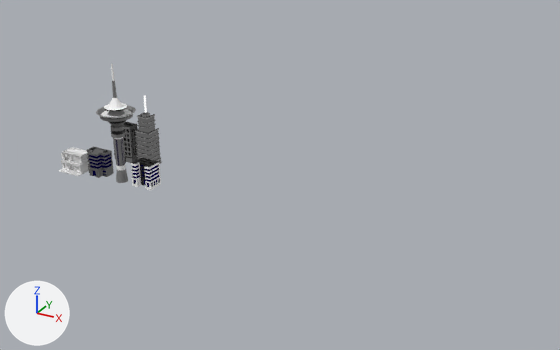
The Blender file Buildings.blend, before and after one commit.
Both versions are drawn from a 50 mm lens placed at (162.5, -184.7, 107.3), pointed at (57.1, 6.9, 11.4). Arrows for +X, +Y and +Z are at lower left; the lights stay in place.

The older version as bpy lines, for what is in view:
```python
ob_11 = bpy.data.objects.new('11', me_11)
ob_11.location = (0.0, 0.0, 0.0)
ob_11.rotation_euler = (1.571, 0.0, 0.0)  # degrees (90, 0, 0)
ob_4 = bpy.data.objects.new('4', me_4)
ob_4.location = (0.0, 0.0, 0.0)
ob_4.rotation_euler = (1.571, 0.0, 0.0)  # degrees (90, 0, 0)
ob_5 = bpy.data.objects.new('5', me_5)
ob_5.location = (0.0, 0.0, 0.0)
ob_5.rotation_euler = (1.571, 0.0, 0.0)  # degrees (90, 0, 0)
ob_6 = bpy.data.objects.new('6', me_6)
ob_6.location = (0.0, 0.0, 0.0)
ob_6.rotation_euler = (1.571, 0.0, 0.0)  # degrees (90, 0, 0)
ob_7 = bpy.data.objects.new('7', me_7)
ob_7.location = (0.0, 0.0, 0.0)
ob_7.rotation_euler = (1.571, 0.0, 0.0)  # degrees (90, 0, 0)
ob_cylinder = bpy.data.objects.new('Cylinder', me_cylinder)
ob_cylinder.location = (0.0, 0.0, 1.7)
```
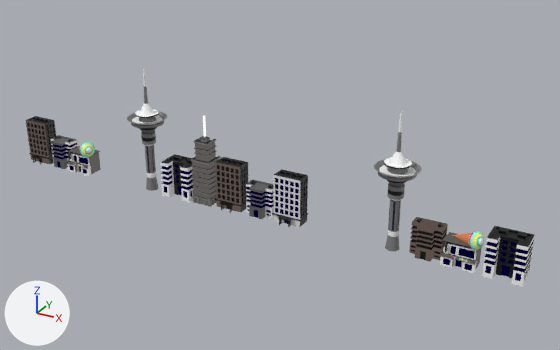
Where the newer file only moved an object's origin or applied its transform, the numbers keep the older frame.

Pixel boxes (x1, y1, x2, y2) of what changed, in the pictures (560 x 350 px):
'Cylinder', moved: before (96, 63, 136, 183); after (127, 69, 168, 191)
'6', mesh rescaled (11% wider, 31% taller): before (135, 95, 162, 164); after (191, 116, 221, 207)
'5.001', added: after (482, 226, 535, 287)
'5', mesh rescaled: before (131, 158, 161, 190); after (160, 154, 194, 202)
'Cylinder.001', added: after (374, 112, 422, 252)
'7.002', added: after (272, 169, 309, 227)
'7', mesh rescaled (19% wider, 19% taller): before (113, 122, 138, 163); after (26, 116, 56, 165)
'7.001', added: after (215, 157, 248, 213)
'11.001', added: after (440, 231, 484, 273)
'4.002', added: after (409, 217, 448, 262)
'4', mesh rescaled (6% taller): before (87, 146, 114, 178); after (50, 135, 78, 169)
'4.001', added: after (246, 179, 274, 219)
'11.005', added: after (66, 142, 101, 176)
'11', deleted: before (59, 147, 89, 176)

What changed in the scene script:
```text
Change me_7:
    where me_7.from_pydata(...)  # 716 vertices, 872 faces; spans x -14.25..-5.75, y 0.25..14.0, z -17.5..-11.25
    used by ob_7; location = (0.0, 0.0, 0.0); rotation_euler = (1.571, 0.0, 0.0), in degrees (90, 0, 0)
    me_7 part 1: the whole mesh is scaled about its middle by 1.12, then moved by (-25.51, 0.85, 14.74)
Change me_5:
    where me_5.from_pydata(...)  # 361 vertices, 242 faces; spans x 6.25..13.75, y 0.25..8.75, z -3.25..2.25
    used by ob_5; location = (0.0, 0.0, 0.0); rotation_euler = (1.571, 0.0, 0.0), in degrees (90, 0, 0)
    me_5 part 2: the whole mesh is scaled about its middle by 1.41, then moved by (14.35, 1.49, -0.25)
Change me_6:
    where me_6.from_pydata(...)  # 304 vertices, 156 faces; spans x -3.0..3.0, y 0.2..25.8, z -18.0..-12.0
    used by ob_6; location = (0.0, 0.0, 0.0); rotation_euler = (1.571, 0.0, 0.0), in degrees (90, 0, 0)
    me_6 part 3: the whole mesh is scaled about its middle by 1.12, then moved by (34.4, 1.6, 14.8)
Change me_4:
    where me_4.from_pydata(...)  # 249 vertices, 136 faces; spans x -14.0..-6.0, y 0.25..9.0, z -2.75..2.5
    used by ob_4; location = (0.0, 0.0, 0.0); rotation_euler = (1.571, 0.0, 0.0), in degrees (90, 0, 0)
    me_4 part 4: the whole mesh is scaled about its middle by 1.12, then moved by (-15.85, 0.55, -0.07)
Change me_cylinder:
    where me_cylinder.from_pydata(...)  # 1288 vertices, 1226 faces; spans x -6.4..6.4, y -6.4..6.4, z -1.7..38.9
    me_cylinder part 5: the whole mesh is moved by (0.0, 0.0, -15.8)
Remove ob_11:
    ob_11 = bpy.data.objects.new('11', me_11)
Change ob_cylinder:
    ob_cylinder.location: (0.0, 0.0, 1.7) -> (12.6, 0.0, 17.5)
Add ob_5_001:
    ob_5_001 = bpy.data.objects.new('5.001', me_5_001)  # 361 vertices, 242 faces; spans x -3.75..3.75, y -4.86..3.64, z -3.21..2.29; in mat_black_001 (black #000000), mat_blue (dark blue #00002e), mat_white (white #ffffff)
    ob_5_001.location = (128.9, 0.1, 6.8)
    ob_5_001.rotation_euler = (1.571, 0.0, 0.0)  # degrees (90, 0, 0)
    ob_5_001.scale = (1.41, 1.41, 1.41)
Add ob_11_001:
    ob_11_001 = bpy.data.objects.new('11.001', me_11_055)  # 633 vertices, 497 faces; spans x -3.94..5.66, y -5.42..4.97, z -5.28..1.54; in mat_cone (orange #e7864a), mat_ice_cream_001 (white #ffffff), mat_ice_cream_002 (pink #ff32c4), mat_ice_cream_003 (cyan #6bffe6), mat_ice_cream_004 (green #beffab), mat_ice_cream_005 (yellow #fdff7f), mat_ice_cream (cyan #56e7c4), mat_blue (dark blue #00002e), mat_grey (black #353535), mat_white (white #ffffff), mat_black (black #000000), mat_red (red #e70400), mat_green (green #48e721)
    ob_11_001.location = (118.3, -2.5, 6.4)
    ob_11_001.rotation_euler = (1.571, 0.0, 0.0)  # degrees (90, 0, 0)
    ob_11_001.scale = (-1.12, 1.12, 1.12)
Add ob_4_002:
    ob_4_002 = bpy.data.objects.new('4.002', me_4_002)  # 249 vertices, 136 faces; spans x -4.01..3.99, y -5.47..3.28, z -2.89..2.36; in mat_black (black #000000), mat_brown (black #352d29), mat_black_002 (black #000000), mat_brown (black #352d29)
    ob_4_002.location = (107.0, -0.1, 6.4)
    ob_4_002.rotation_euler = (1.571, 0.0, 0.0)  # degrees (90, 0, 0)
    ob_4_002.scale = (1.12, 1.12, 1.12)
Add ob_cylinder_001:
    ob_cylinder_001 = bpy.data.objects.new('Cylinder.001', me_cylinder_001)  # 1288 vertices, 1226 faces; spans x -6.4..6.4, y -6.4..6.4, z -17.5..23.1; in mat_whiteish (grey #7e7e7e), mat_blue_001 (dark purple #1a093d), mat_black_001 (black #000000), mat_white (white #ffffff)
    ob_cylinder_001.location = (97.1, 0.0, 17.5)
Add ob_7_002:
    ob_7_002 = bpy.data.objects.new('7.002', me_7_002)  # 716 vertices, 872 faces; spans x -4.25..4.25, y -7.9..5.85, z -3.15..3.1; in mat_black_006 (black #000000), mat_white_001 (white #e7e7e7), mat_blue_002 (dark blue #00002e)
    ob_7_002.location = (64.2, -0.4, 9.1)
    ob_7_002.rotation_euler = (1.571, 0.0, 0.0)  # degrees (90, 0, 0)
    ob_7_002.scale = (1.12, 1.12, 1.12)
Add ob_4_001:
    ob_4_001 = bpy.data.objects.new('4.001', me_4_001)  # 249 vertices, 136 faces; spans x -4.01..3.99, y -5.47..3.28, z -2.89..2.36; in mat_blue (dark blue #00002e), mat_grey_001 (dark grey #5f5f5f), mat_black_002 (black #000000), mat_white (white #ffffff)
    ob_4_001.location = (54.0, -0.1, 6.4)
    ob_4_001.rotation_euler = (1.571, 0.0, 0.0)  # degrees (90, 0, 0)
    ob_4_001.scale = (1.12, 1.12, 1.12)
Add ob_7_001:
    ob_7_001 = bpy.data.objects.new('7.001', me_7_001)  # 716 vertices, 872 faces; spans x -4.25..4.25, y -7.9..5.85, z -3.15..3.1; in mat_black (black #000000), mat_brown (black #352d29)
    ob_7_001.location = (43.7, -0.4, 9.1)
    ob_7_001.rotation_euler = (1.571, 0.0, 0.0)  # degrees (90, 0, 0)
    ob_7_001.scale = (1.12, 1.12, 1.12)
Add ob_11_005:
    ob_11_005 = bpy.data.objects.new('11.005', me_11_055.copy())
    ob_11_005.location = (-15.0, -2.5, 6.4)
    ob_11_005.rotation_euler = (1.571, 0.0, 0.0)  # degrees (90, 0, 0)
    ob_11_005.scale = (-1.12, 1.12, 1.12)
```
